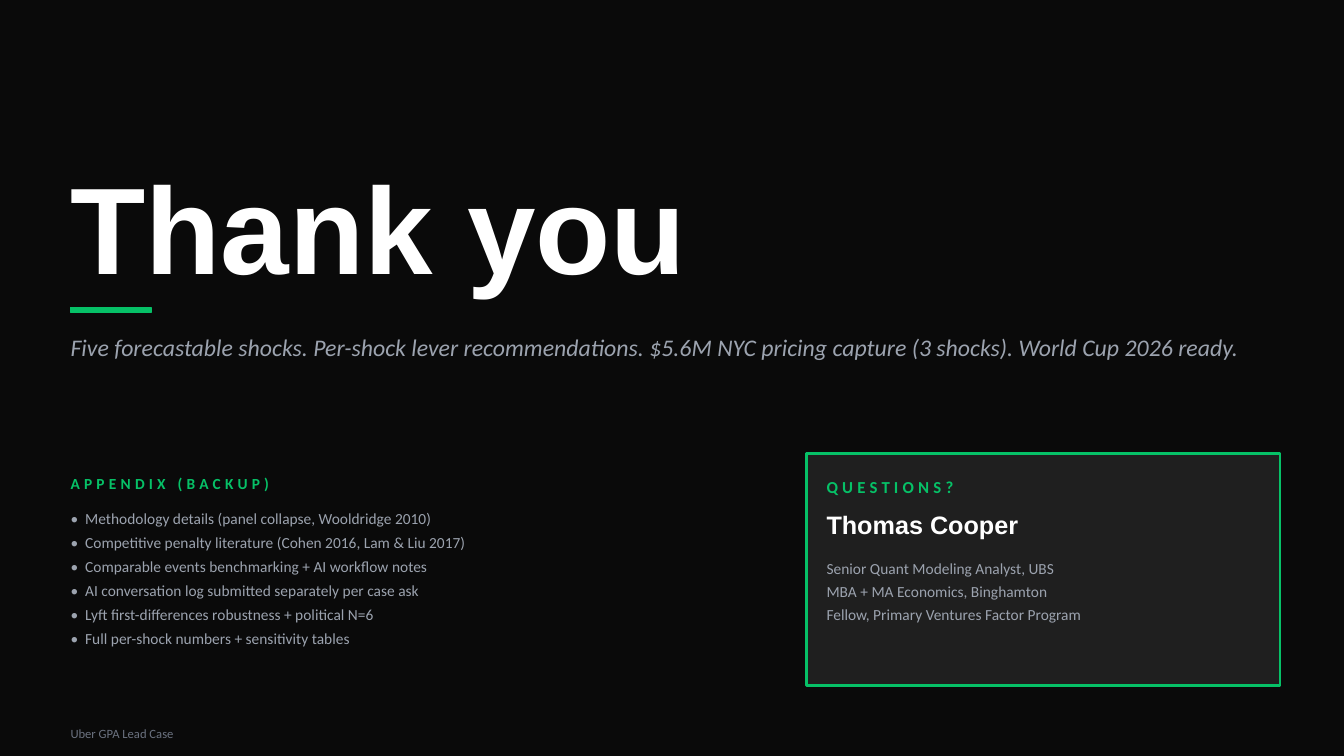
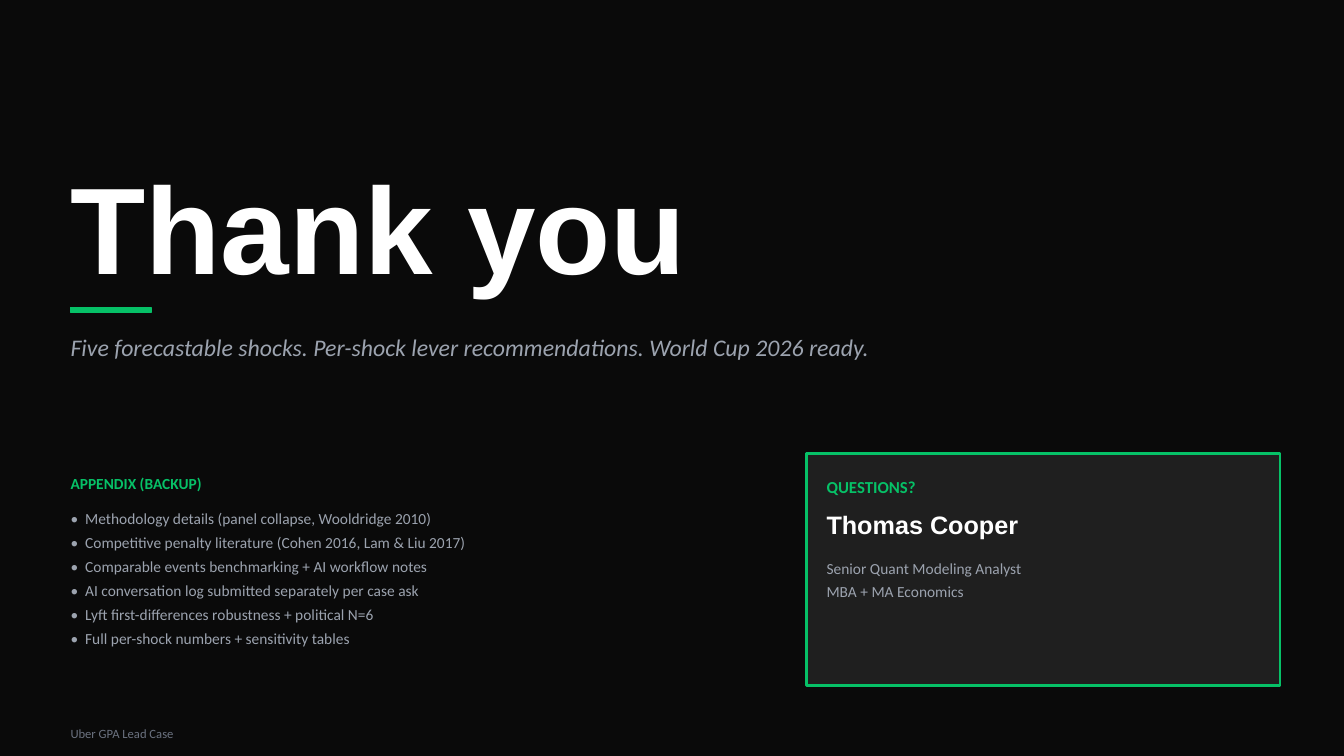
Before and after one commit to Tcooper4/UBER, a slide deck: slide 18 of deck/Cooper_Uber_GPA_Case_Deck.pptx (slide 17 before the commit). Drawn at 1344x756 pixels with LibreOffice and Linux fonts; fonts in the diff are those of the drawing. Boxes give left, top, right and bottom in pixels: in the first picture for what was removed or moved away, otherwise in the second. Text is boxed around its words. In the diff, an @@ line names an element or a change of style, - is before the commit and + after.

```diff
--- a/deck/Cooper_Uber_GPA_Case_Deck.pptx
+++ b/deck/Cooper_Uber_GPA_Case_Deck.pptx
@@ text at bbox=[71, 339, 869, 360]: text changed @@
-Five forecastable shocks. Per-shock lever recommendations. $5.6M NYC pricing capture (3 shocks). World Cup 2026 ready.
+Five forecastable shocks. Per-shock lever recommendations. World Cup 2026 ready.
@@ text "APPENDIX (BACKUP)" at bbox=[71, 478, 202, 491]: letter spacing 3 to 0 pt @@
@@ text "QUESTIONS?" at bbox=[827, 481, 916, 495]: letter spacing 3 to 0 pt @@
@@ text at bbox=[827, 563, 1021, 597]: text changed @@
-Senior Quant Modeling Analyst, UBS
-MBA + MA Economics, Binghamton
-Fellow, Primary Ventures Factor Program
+Senior Quant Modeling Analyst
+MBA + MA Economics
```
Also in this commit, not shown: 16 other slides changed, 1 slide added, 4 other files.
